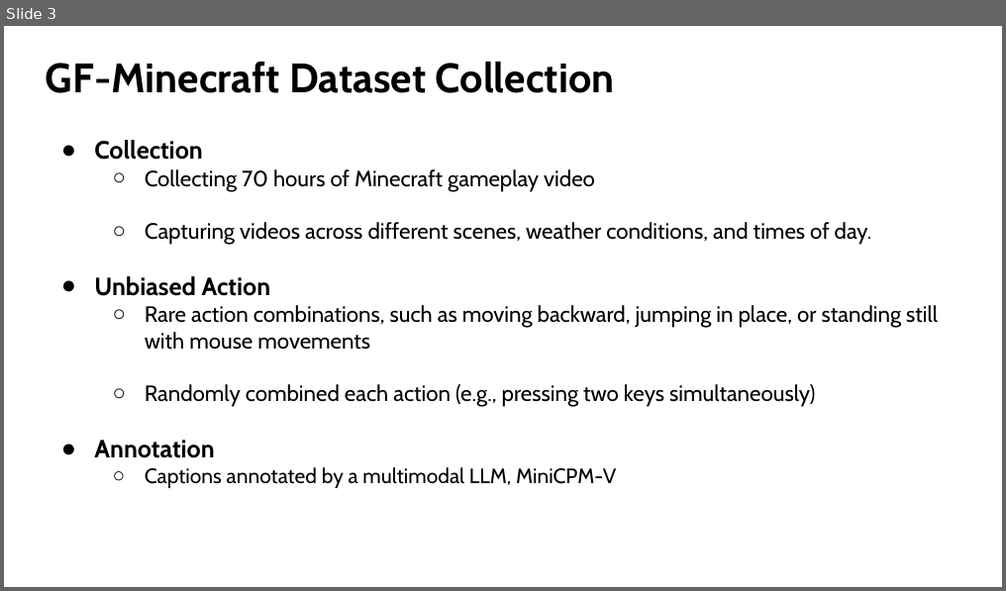
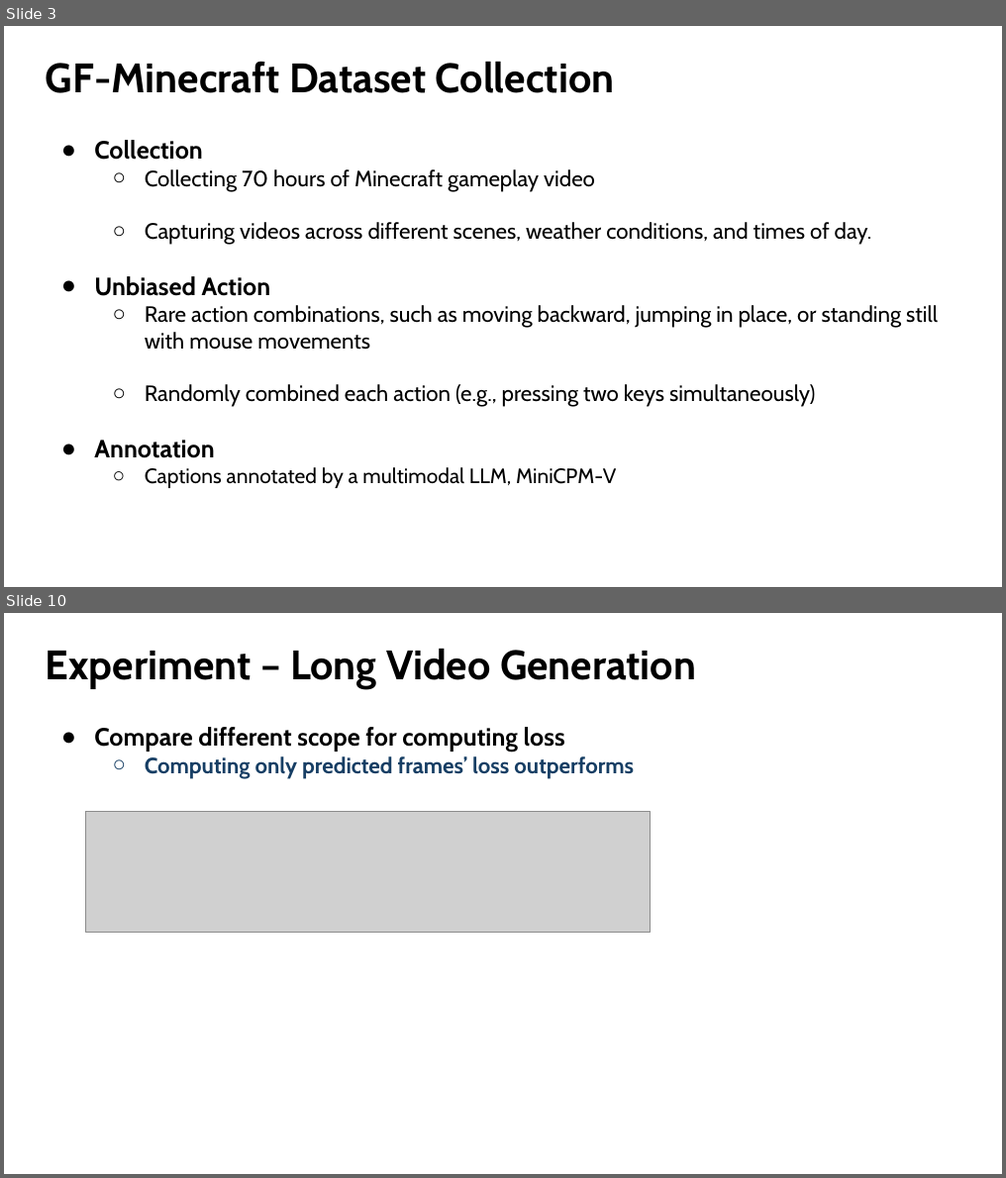
Before and after one commit to Lukelaitw/2025-VLL-undergraduate-research, a slide deck: week4/VLL_4_GameFactory_1103.pptx. Shown one above the other, each under a label of ours: slide 3 before the commit, slides 3 and 10 after it; the slides between them are not shown. The pictures are 1006x591 and 1006x1178 pixels, drawn with LibreOffice and Linux fonts; fonts in the diff are those of the drawing; grey boxes stand for pictures. Boxes give left, top, right and bottom in pixels: in the first picture for what was removed or moved away, otherwise in the second. Text is boxed around its words. In the diff, an @@ line names an element or a change of style, - is before the commit and + after.

```diff
--- a/week4/VLL_4_GameFactory_1103.pptx
+++ b/week4/VLL_4_GameFactory_1103.pptx
@@ slide 10 added at (4,613,1002,1174), background #FFFFFF @@
@@ title added at (46,648,696,689), 39.6 pt, text #000000, bold @@
+Experiment – Long Video Generation
@@ text added at (94,727,634,778), 21.3 pt, text #163E64, bold @@
+● Compare different scope for computing loss
+  ○ Computing only predicted frames’ loss outperforms
@@ picture added at (85,812,650,933) @@
```
Also in this commit, not shown: 2 slides changed, 5 other slides added.
